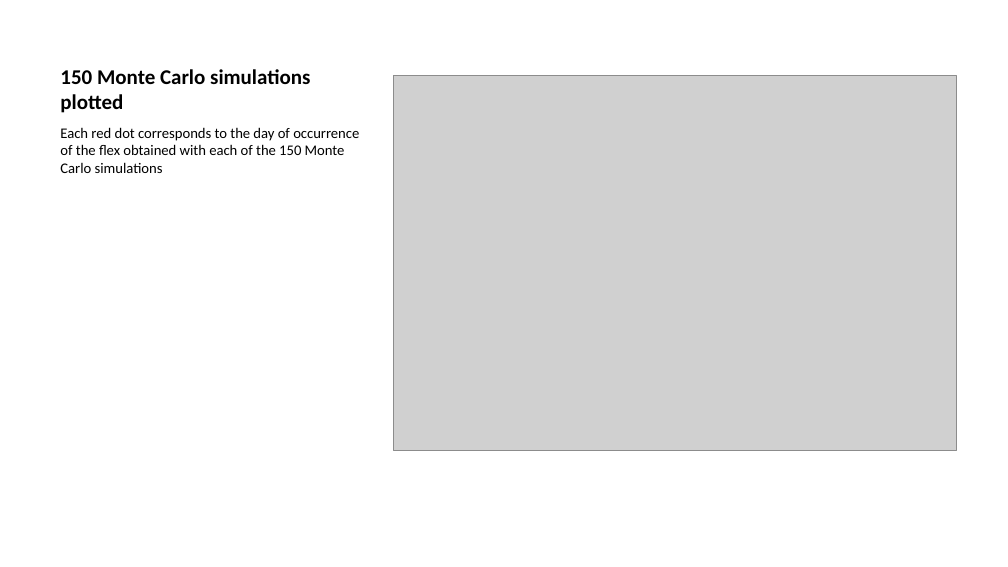
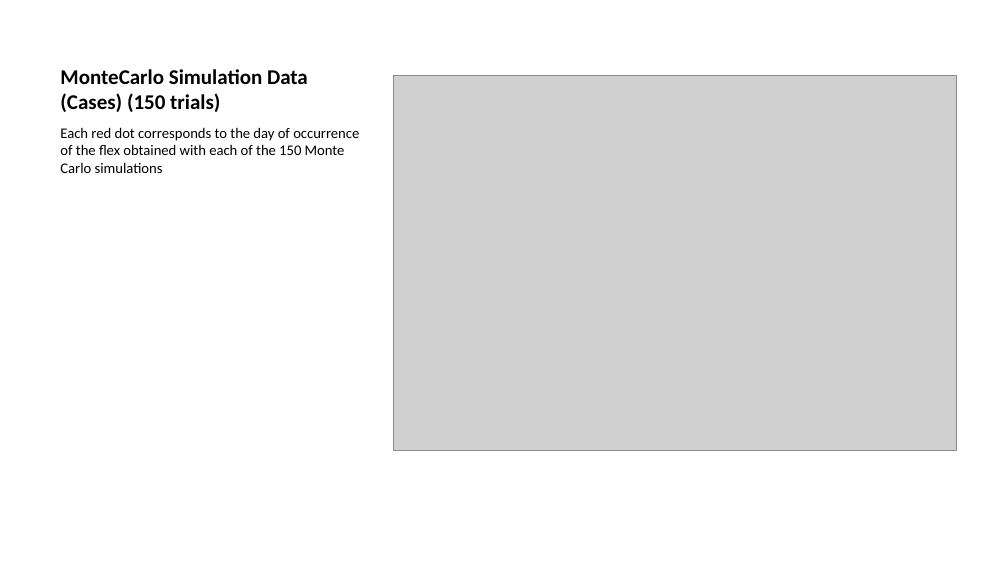
Before and after one commit to austinlackey/covid-simulations, a slide deck: slide 17 of powerpoint.pptx. Drawn at 1008x567 pixels with LibreOffice and Linux fonts; fonts in the diff are those of the drawing; grey boxes stand for pictures. Boxes give left, top, right and bottom in pixels: in the first picture for what was removed or moved away, otherwise in the second. Text is boxed around its words. In the diff, an @@ line names an element or a change of style, - is before the commit and + after.

```diff
--- a/powerpoint.pptx
+++ b/powerpoint.pptx
@@ title at [60,69,308,112]: text changed @@
-150 Monte Carlo simulations plotted
+MonteCarlo Simulation Data (Cases) (150 trials)
```
Also in this commit, not shown: 1 other slide changed, 1 slide added, 2 other files.
